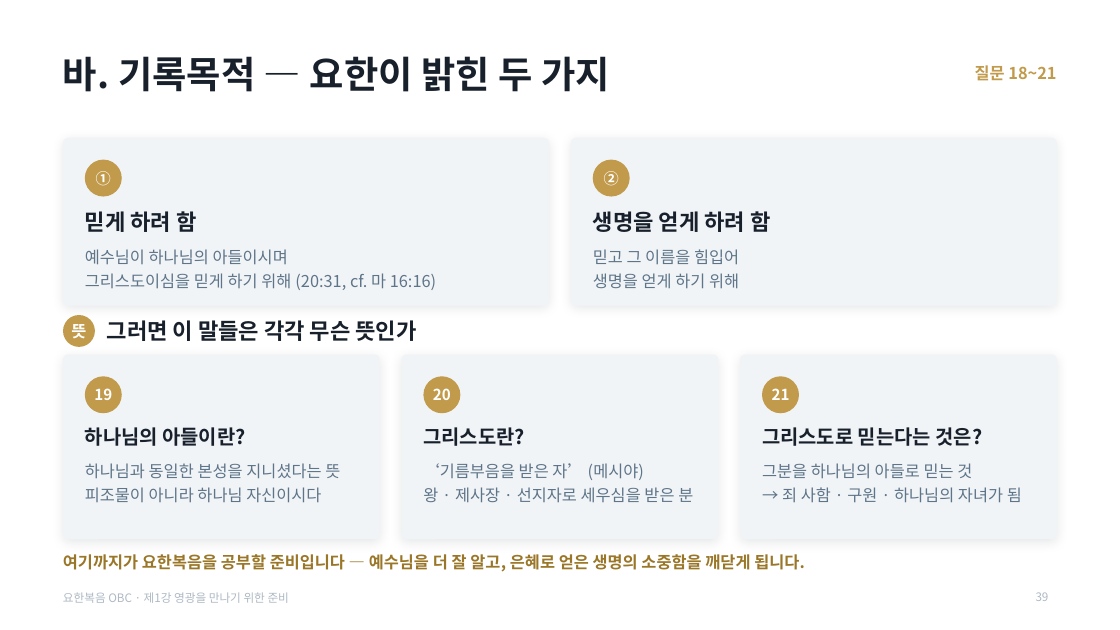
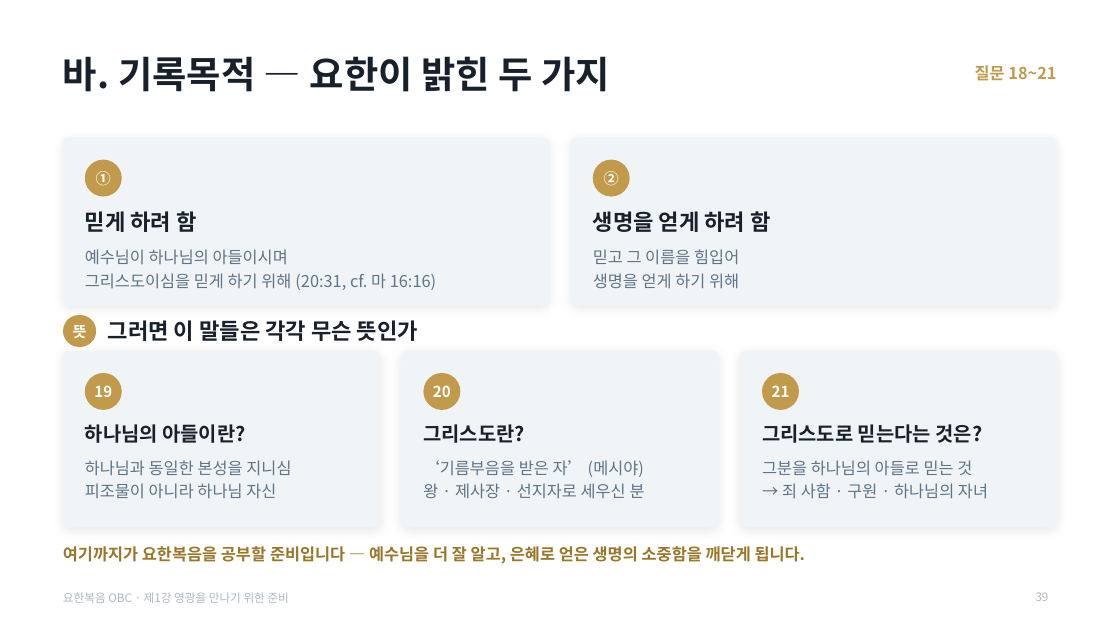
Before and after one commit to mio-modu/bible_GospelofJohn, a slide deck: slide 39 of dist/요한복음_1강_영광을_만나기_위한_준비.pptx. Drawn at 1120x630 pixels with LibreOffice and Linux fonts; fonts in the diff are those of the drawing. Boxes give left, top, right and bottom in pixels: in the first picture for what was removed or moved away, otherwise in the second. Text is boxed around its words. In the diff, an @@ line names an element or a change of style, - is before the commit and + after.

```diff
--- a/dist/요한복음_1강_영광을_만나기_위한_준비.pptx
+++ b/dist/요한복음_1강_영광을_만나기_위한_준비.pptx
@@ text "뜻" at box(73, 325, 87, 338): size 14 to 13 pt @@
@@ rounded rectangle at box(63, 315, 97, 347): ellipse to rounded rectangle @@
@@ rounded rectangle: place and size @@
-rounded rectangle at box(63, 355, 380, 539)
+rounded rectangle at box(63, 351, 380, 528)
@@ rounded rectangle: place and size @@
-rounded rectangle at box(402, 355, 718, 539)
+rounded rectangle at box(402, 351, 718, 528)
@@ proportions changed in 3 elements at box(63, 351, 380, 528), box(402, 351, 718, 528), box(740, 351, 1057, 528) @@
@@ rounded rectangle: place and size @@
-rounded rectangle at box(740, 355, 1057, 539)
+rounded rectangle at box(740, 351, 1057, 528)
@@ text at box(85, 460, 291, 499): text changed @@
-하나님과 동일한 본성을 지니셨다는 뜻
-피조물이 아니라 하나님 자신이시다
+하나님과 동일한 본성을 지니심
+피조물이 아니라 하나님 자신
@@ text at box(423, 483, 645, 499): text changed @@
-왕 · 제사장 · 선지자로 세우심을 받은 분
+왕 · 제사장 · 선지자로 세우신 분
@@ text at box(782, 483, 988, 499): text changed @@
-→ 죄 사함 · 구원 · 하나님의 자녀가 됨
+→ 죄 사함 · 구원 · 하나님의 자녀
@@ text "여기까지가 요한복음을 공부할 준비입니다 — ...": place and size @@
-text "여기까지가 요한복음을 공부할 준비입니다 — ..." at box(63, 554, 805, 572)
+text "여기까지가 요한복음을 공부할 준비입니다 — ..." at box(63, 546, 806, 564)
```
Also in this commit, not shown: 37 other slides changed, 6 other files.
